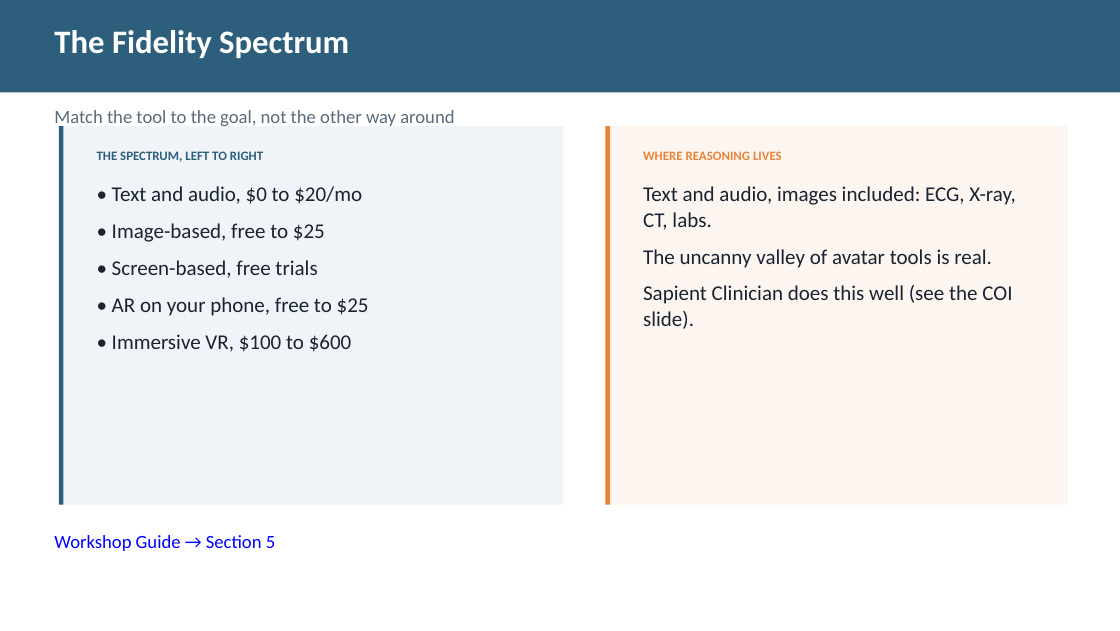
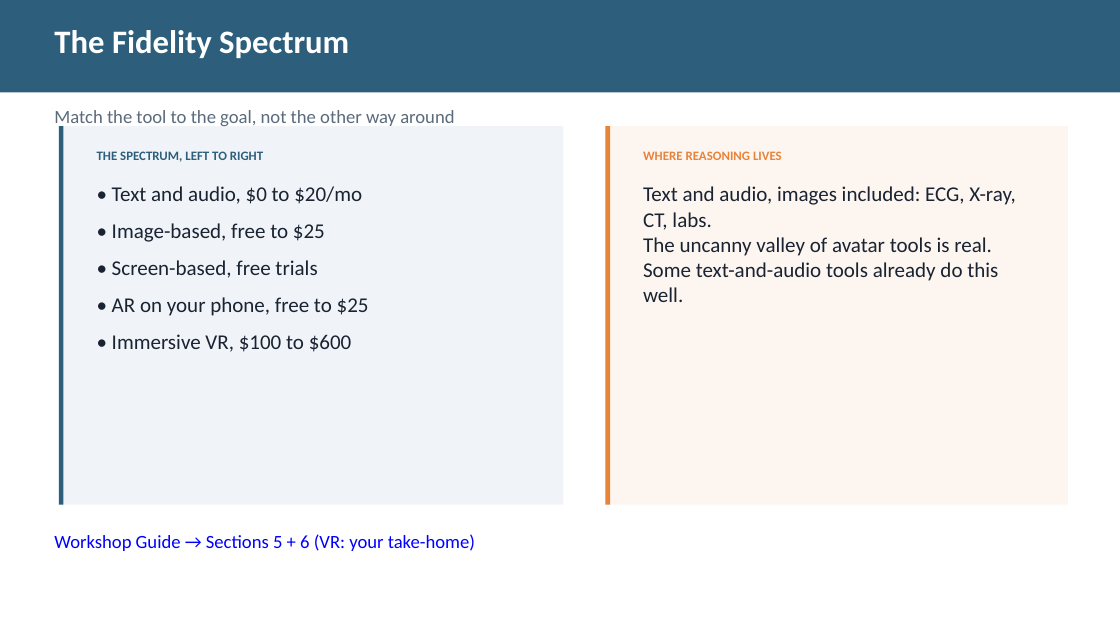
Before and after one commit to diana-brewer/digital-learning-unlocked, a slide deck: slide 16 of Digital Learning Unlocked - Slide Deck.pptx (slide 15 before the commit). Drawn at 1120x631 pixels with LibreOffice and Linux fonts; fonts in the diff are those of the drawing. Boxes give left, top, right and bottom in pixels: in the first picture for what was removed or moved away, otherwise in the second. Text is boxed around its words. In the diff, an @@ line names an element or a change of style, - is before the commit and + after.

```diff
--- a/Digital Learning Unlocked - Slide Deck.pptx
+++ b/Digital Learning Unlocked - Slide Deck.pptx
@@ text at <box>643,237,992,256</box>: less space between paragraphs @@
@@ text at <box>643,262,998,302</box>: text changed @@
-Sapient Clinician does this well (see the COI slide).
+Some text-and-audio tools already do this well.
@@ text at <box>54,534,475,551</box>: text changed @@
-Workshop Guide → Section 5
+Workshop Guide → Sections 5 + 6 (VR: your take-home)
```
Also in this commit, not shown: 2 other slides changed, 1 slide added, 2 other files.
